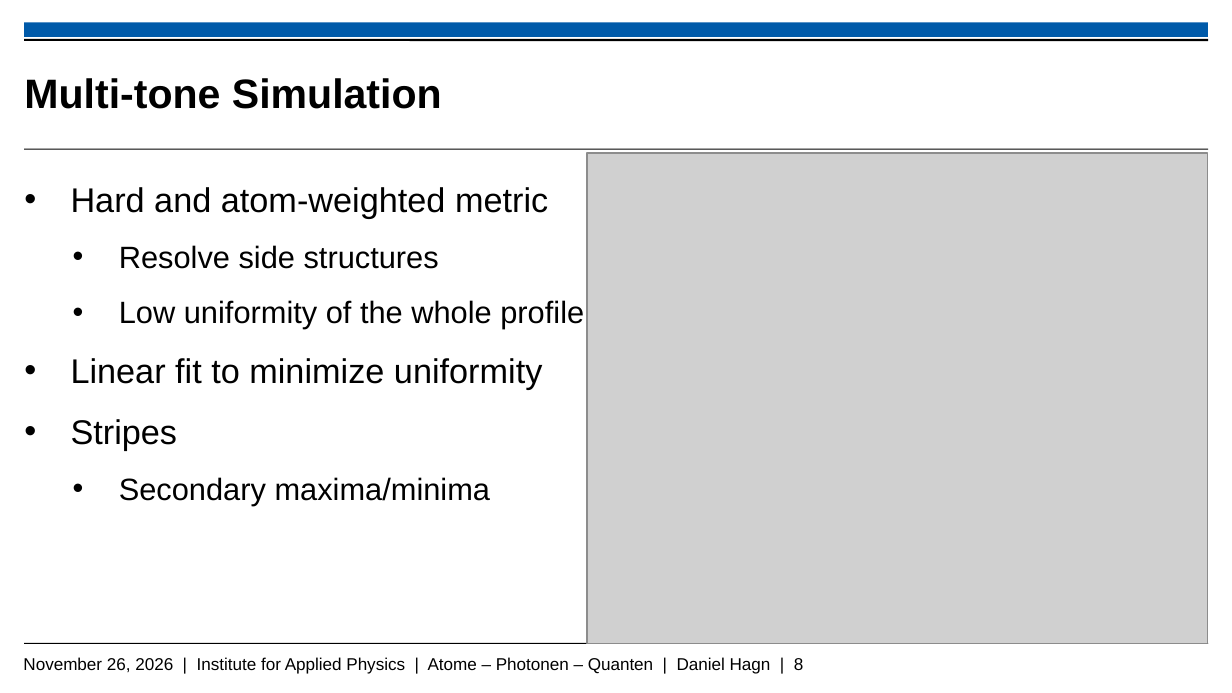
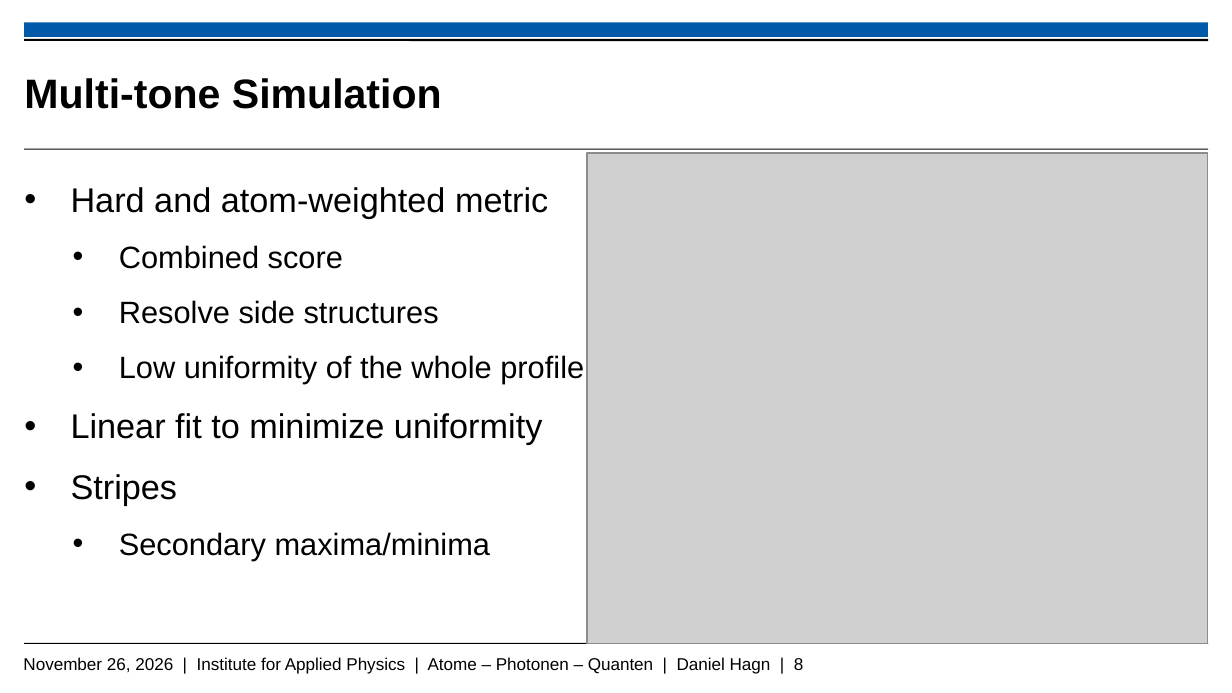
Before and after one commit to Daniel-Hagn-physik/Masterthesis_Backup, a slide deck: slide 8 of Hagn_Daniel_Mastervortrag.pptx. Drawn at 1232x693 pixels with LibreOffice and Linux fonts; fonts in the diff are those of the drawing; grey boxes stand for pictures; background and template pictures are left out. Boxes give left, top, right and bottom in pixels: in the first picture for what was removed or moved away, otherwise in the second. Text is boxed around its words. In the diff, an @@ line names an element or a change of style, - is before the commit and + after.

```diff
--- a/Hagn_Daniel_Mastervortrag.pptx
+++ b/Hagn_Daniel_Mastervortrag.pptx
@@ text at [119,245,343,269]: paragraph added @@
+    • Combined score
```
Also in this commit, not shown: 1 other slide changed, 1 slide added.
